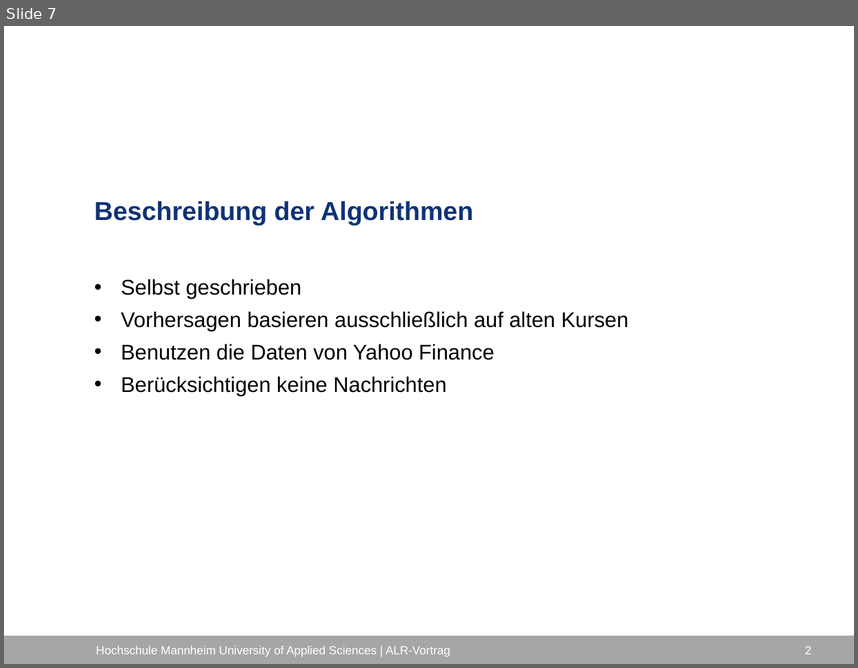
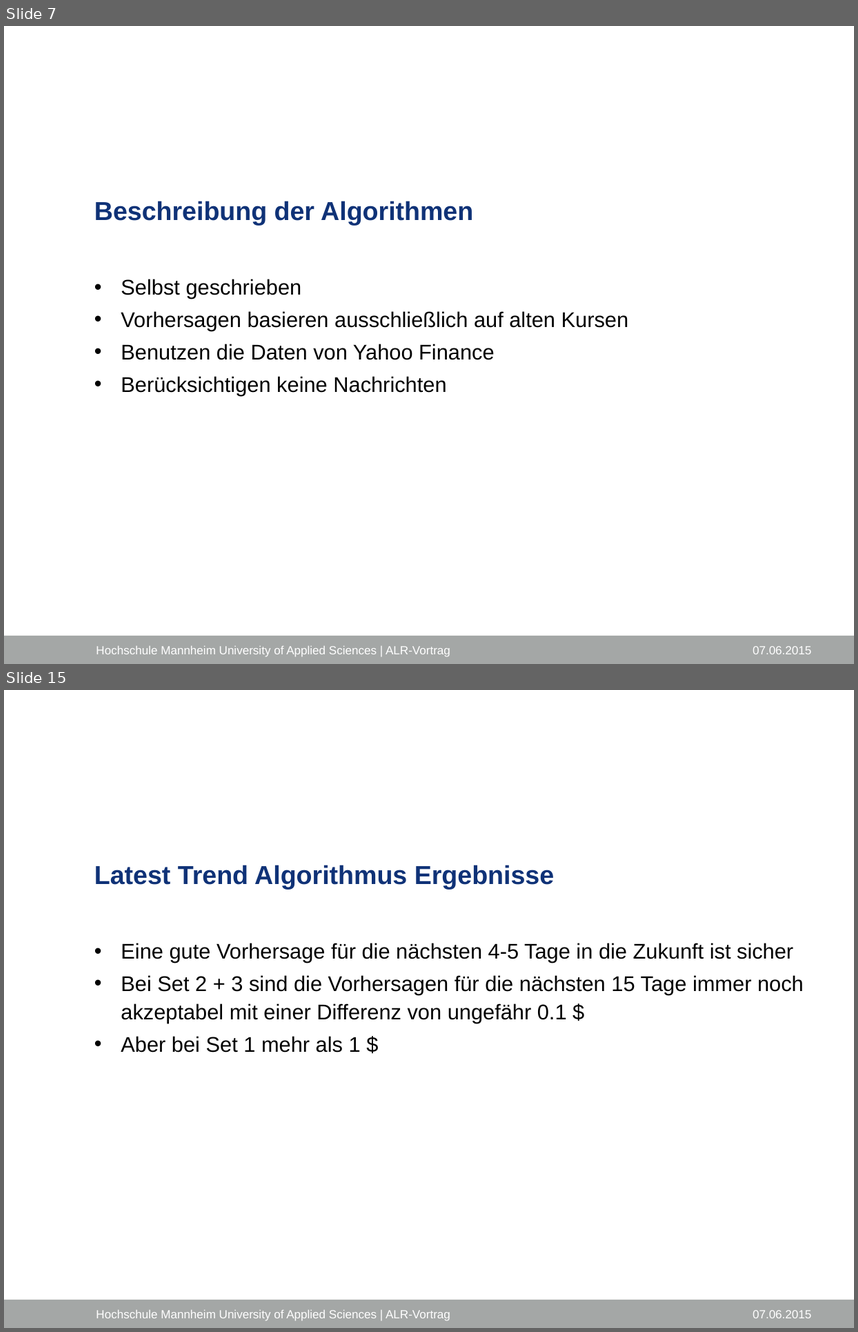
Before and after one commit to SEPSkyware6MM/StockForecast, a slide deck: ALR_Vortrag.pptx. Shown one above the other, each under a label of ours: slide 7 before the commit, slides 7 and 15 after it; the slides between them are not shown. The pictures are 858x668 and 858x1332 pixels, drawn with LibreOffice and Linux fonts; fonts in the diff are those of the drawing; background and template pictures are left out. Boxes give left, top, right and bottom in pixels: in the first picture for what was removed or moved away, otherwise in the second. Text is boxed around its words. In the diff, an @@ line names an element or a change of style, - is before the commit and + after.

```diff
--- a/ALR_Vortrag.pptx
+++ b/ALR_Vortrag.pptx
@@ slide 15 added at <box>4,690,854,1328</box>, background #FFFFFF; not listed: 1 template element that a slide beside it also shows @@
@@ title added at <box>94,865,554,889</box>, 22 pt, text #0F3277, bold @@
+Latest Trend Algorithmus Ergebnisse
@@ text added at <box>121,943,804,1052</box>, 18 pt, text #000000 @@
+• Eine gute Vorhersage für die nächsten 4-5 Tage in die Zukunft ist sicher
+• Bei Set 2 + 3 sind die Vorhersagen für die nächsten 15 Tage immer noch akzeptabel mit einer Differenz von ungefähr 0.1 $
+• Aber bei Set 1 mehr als 1 $
@@ text added at <box>96,1310,450,1321</box>, 10 pt, text #FFFFFF @@
+Hochschule Mannheim University of Applied Sciences | ALR-Vortrag
@@ text added at <box>753,1310,811,1318</box>, 10 pt, text #FFFFFF @@
+07.06.2015
@@ slide 7 changed as well @@
@@ text at <box>753,646,811,654</box>: text changed @@
-2
+07.06.2015
```
Also in this commit, not shown: 5 other slides changed, 7 other slides added, 1 other file.
